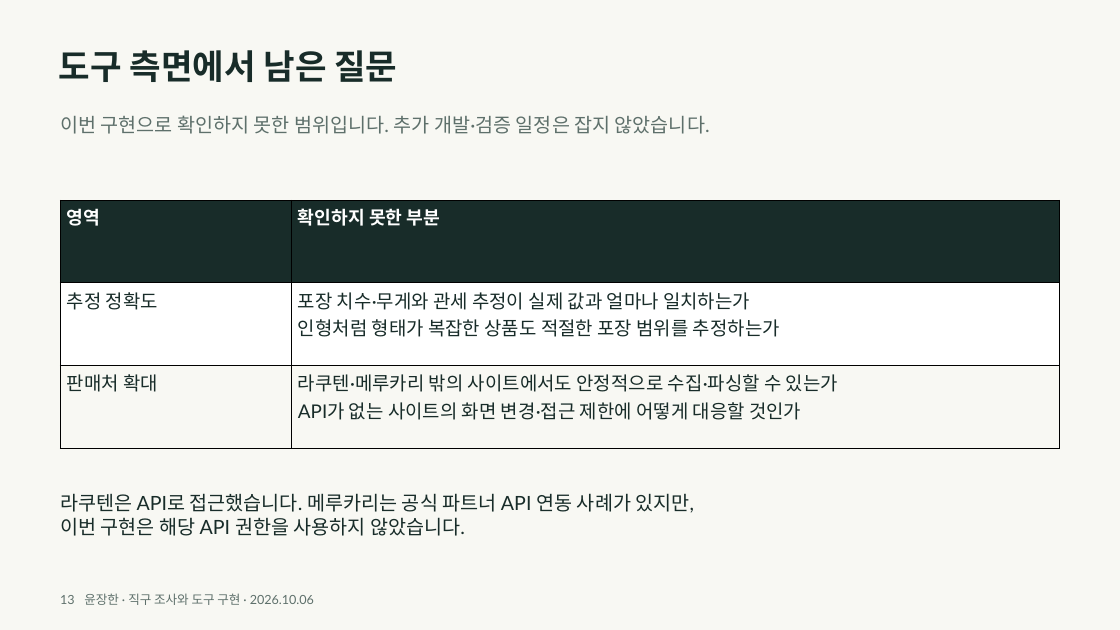
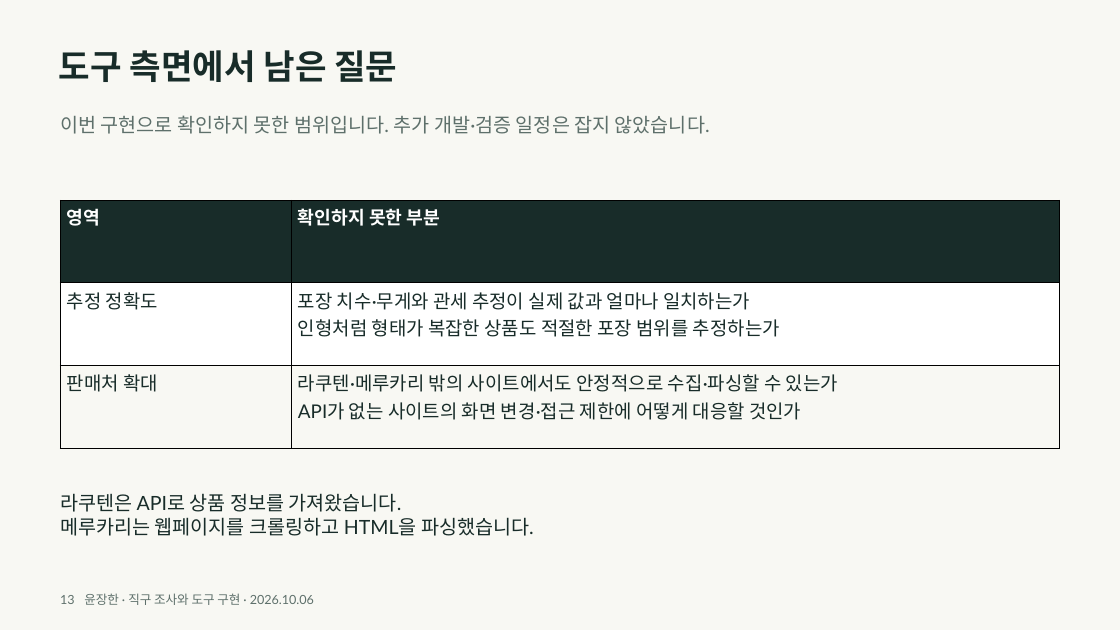
Before and after one commit to y00nZZang/crossborder-purchase-agent, a slide deck: slide 13 of portfolio/crossborder-portfolio.pptx. Drawn at 1120x630 pixels with LibreOffice and Linux fonts; fonts in the diff are those of the drawing. Boxes give left, top, right and bottom in pixels: in the first picture for what was removed or moved away, otherwise in the second. Text is boxed around its words. In the diff, an @@ line names an element or a change of style, - is before the commit and + after.

```diff
--- a/portfolio/crossborder-portfolio.pptx
+++ b/portfolio/crossborder-portfolio.pptx
@@ text at [60, 493, 534, 536]: text changed @@
-라쿠텐은 API로 접근했습니다. 메루카리는 공식 파트너 API 연동 사례가 있지만,
-이번 구현은 해당 API 권한을 사용하지 않았습니다.
+라쿠텐은 API로 상품 정보를 가져왔습니다.
+메루카리는 웹페이지를 크롤링하고 HTML을 파싱했습니다.
```
Also in this commit, not shown: 4 other slides changed, 2 other files.
